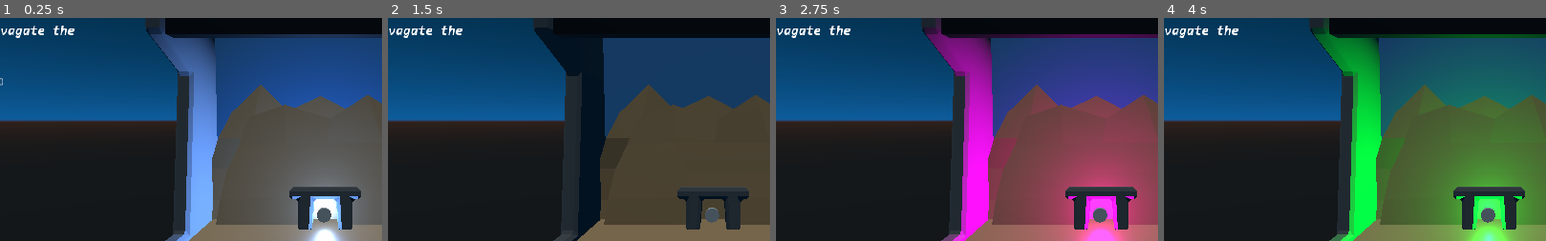
Above: before the commit, frames 1-4 (left to right).
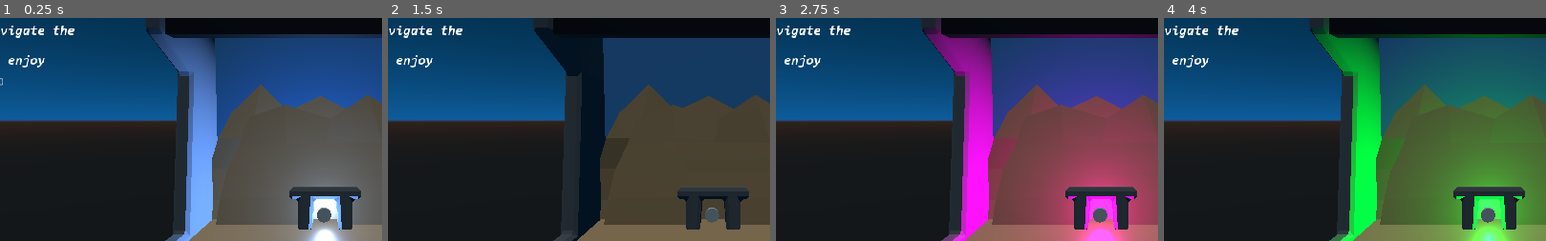
Above: after the commit, the same moments.

Repository: MaxTayler/MineMaps
Game: Godot game, scene res://MinedGameMapTester.tscn
Two runs of this game, one before a commit and one after it. Both use one fixed random seed, a clock stepped at 60 frames per second and the inputs below.
Inputs:
- Up to frame 1 (0.25 s): no input
- Up to frame 2 (1.5 s): tap Enter at 0.5 s; hold Right (ui_right) 0.53-1.28 s; tap A at 1.25 s; hold Down (ui_down) from 1.28 s (still down)
- Up to frame 3 (2.75 s): tap Enter at 2 s; release Down (ui_down) at 2.03 s; hold Right (ui_right) from 2.03 s (still down)
- Up to frame 4 (4 s): release Right (ui_right) at 2.78 s; hold Up (ui_up) 2.78-3.53 s; tap A at 3.5 s; hold Left (ui_left) from 3.53 s (still down)
The pictures show only the part of the screen within x 7-57%, y 19-69%; the shares and areas given below are measured in that part.

The runs differ from the first frame. In frame 1, 0.2% of the frame differs, in the area x 2-12%, y 3-23%; in frame 2, 0.2%; in frame 3, 0.2%; in frame 4, 0.2%.

Commit message:
Map Updates
Godot Script Maps Updated
Level Text Added

Diff:
--- a/Mined Maps Godot Source/MinedGameMapTester.tscn
+++ b/Mined Maps Godot Source/MinedGameMapTester.tscn
@@ -68,8 +68,8 @@
 custom_fonts/font = ExtResource( 1 )
 text = "Welcome the Mined Map
 use the arrow keys
-to navagate the
-MINED"
+to navigate the
+MINED enjoy "
 valign = 1
 
 [node name="XandY" type="Label" parent="Controls/UI_Title/VBoxContainer"]
--- /dev/null
+++ b/Mined Maps Godot Source/Scripts/Level_text.gd
@@ -0,0 +1,7 @@
+var level_text = [
+"Welcome treasure hunter to the MINED find relics and richs the caverns hold",
+
+"you found a new cavern",
+
+""
+]
--- /dev/null
+++ b/Mined Maps Godot Source/Scripts/end_game.gd
@@ -0,0 +1,8 @@
+var end_text = [
+"You have Won oh want fun",
+"the end of the mined reached with no treasure found",
+"you're journey,many relic and secrets to reveales",
+"Most of the Secrets have been unearth"
+"Congrats you have reached the end of the Mined, All secrets have been Discovered",
+"secret code here"
+]
--- a/Mined Maps Godot Source/Scripts/map_1.gd
+++ b/Mined Maps Godot Source/Scripts/map_1.gd
@@ -1,21 +1,21 @@
 extends Node
 
 var row_0 = [0,0,0,0,0,0,0]
-var row_1 = [0,1,1,1,1,1,0]
-var row_2 = [0,1,1,1,1,1,0]
-var row_3 = [0,1,1,1,1,1,0]
-var row_4 = [0,1,1,1,1,1,0]
+var row_1 = [0,4,3,2,7,6,0]
+var row_2 = [0,3,2,1,1,2,0]
+var row_3 = [0,2,1,1,2,3,0]
+var row_4 = [0,1,5,2,3,4,0]
 var row_5 = [0,0,0,0,0,0,0]
 
 var map_2d = [row_0,row_1,row_2,row_3,row_4]
 
-var start_x = 1
-var start_y = 1
+var start_x = 4
+var start_y = 2
 
 
 # Called when the node enters the scene tree for the first time.
 func _ready():
-		print(map_2d[4][4])
+	print("Level One Loaded")
 
 # Called every frame. 'delta' is the elapsed time since the previous frame.
 #func _process(delta):
--- a/Mined Maps Godot Source/Scripts/map_4.gd
+++ b/Mined Maps Godot Source/Scripts/map_4.gd
@@ -2,22 +2,22 @@
 
 var row_1 = [0,0,0,0,0,0,0,0,0]
 var row_2 = [0,1,1,1,1,1,1,1,0]
-var row_3 = [0,1,1,1,1,1,1,1,0]
+var row_3 = [0,1,6,1,1,1,1,1,0]
 var row_4 = [0,1,1,1,1,1,1,1,0]
 var row_5 = [0,1,1,1,1,1,1,1,0]
 var row_6 = [0,1,1,1,1,1,1,1,0]
 var row_7 = [0,1,1,1,1,1,1,1,0]
-var row_8 = [0,1,1,1,1,1,1,1,0]
+var row_8 = [0,1,1,1,1,1,5,1,0]
 var row_9 = [0,0,0,0,0,0,0,0,0]
 
 var map_2d = [row_1,row_2,row_3,row_4,row_5,row_6,row_7,row_8,row_9]
 
-var start_x = 3
-var start_y = 4
+var start_x = 6
+var start_y = 7
 
 # Called when the node enters the scene tree for the first time.
 func _ready():
-		print(map_2d[3][4])
+		print("Room 4")
 
 # Called every frame. 'delta' is the elapsed time since the previous frame.
 #func _process(delta):
--- a/Mined Maps Godot Source/Scripts/map_5.gd
+++ b/Mined Maps Godot Source/Scripts/map_5.gd
@@ -7,15 +7,15 @@
 var row_5 = [0,1,1,1,1,1,1,1,1,1,0]
 var row_6 = [0,1,1,1,1,1,1,1,1,1,0]
 var row_7 = [0,1,1,1,1,1,1,1,1,1,0]
-var row_8 = [0,1,1,1,1,1,1,1,1,1,0]
+var row_8 = [0,1,5,1,1,1,1,1,1,1,0]
 var row_9 = [0,1,1,1,1,1,1,1,1,1,0]
 var row_10 = [0,0,0,0,0,0,0,0,0,0,0]
 
-var start_x = 1
-var start_y = 1
+var start_x = 2
+var start_y = 7
 
 var map_2d = [row_1,row_2,row_3,row_4,row_5,row_6,row_7,row_8,row_9,row_10]
 
 # Called when the node enters the scene tree for the first time.
 func _ready():
-		print(map_2d[4][4])
+		print("room 5 loaded")
